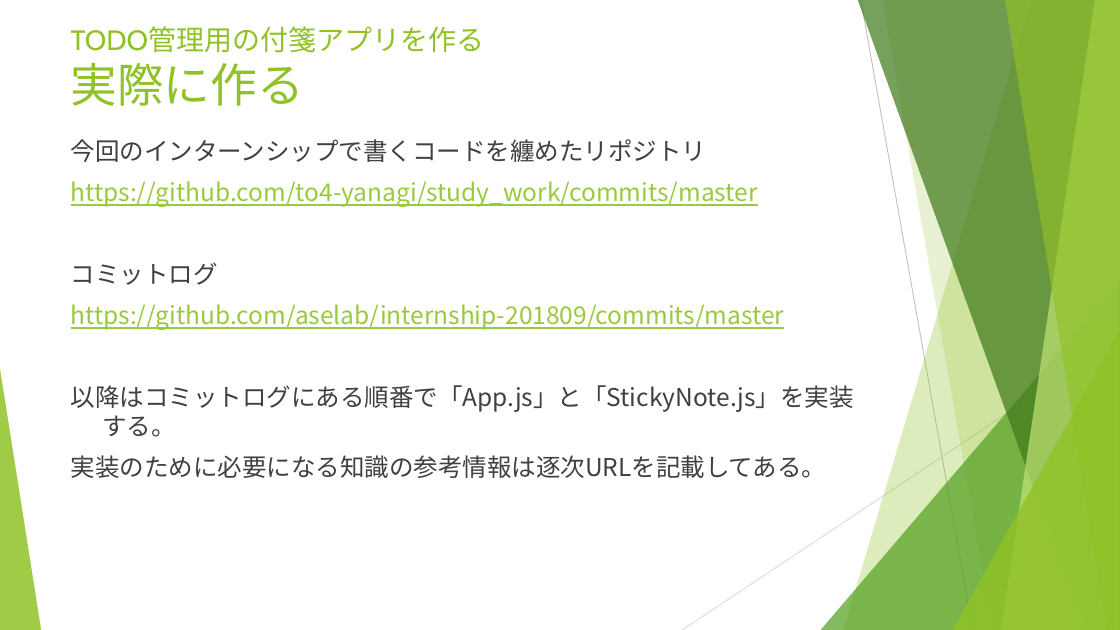
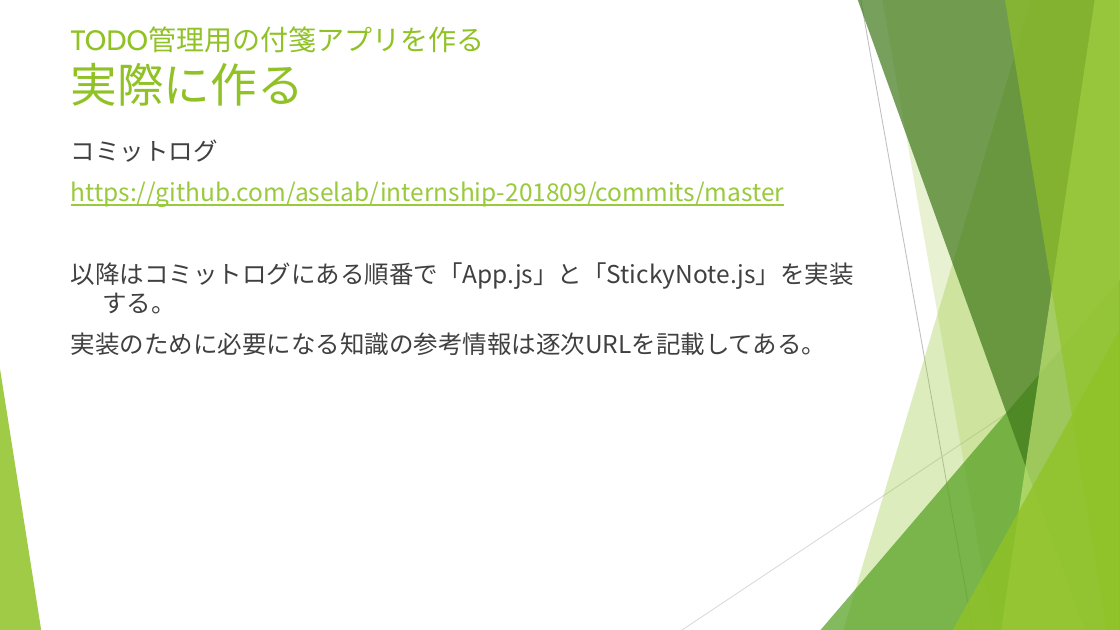
Before and after one commit to aselab/internship-201809, a slide deck: slide 63 of docs/ＡＳＥインターンシップ2018(モバイルアプリ).pptx. Drawn at 1120x630 pixels with LibreOffice and Linux fonts; fonts in the diff are those of the drawing. Boxes give left, top, right and bottom in pixels: in the first picture for what was removed or moved away, otherwise in the second. Text is boxed around its words. In the diff, an @@ line names an element or a change of style, - is before the commit and + after.

Commit message:
当日参照用のリンク集追加

```diff
--- a/docs/ＡＳＥインターンシップ2018(モバイルアプリ).pptx
+++ b/docs/ＡＳＥインターンシップ2018(モバイルアプリ).pptx
@@ text at [71,139,758,207]: paragraphs removed @@
-今回のインターンシップで書くコードを纏めたリポジトリ
-https://github.com/to4-yanagi/study_work/commits/master
```
Also in this commit, not shown: 2 other files.
